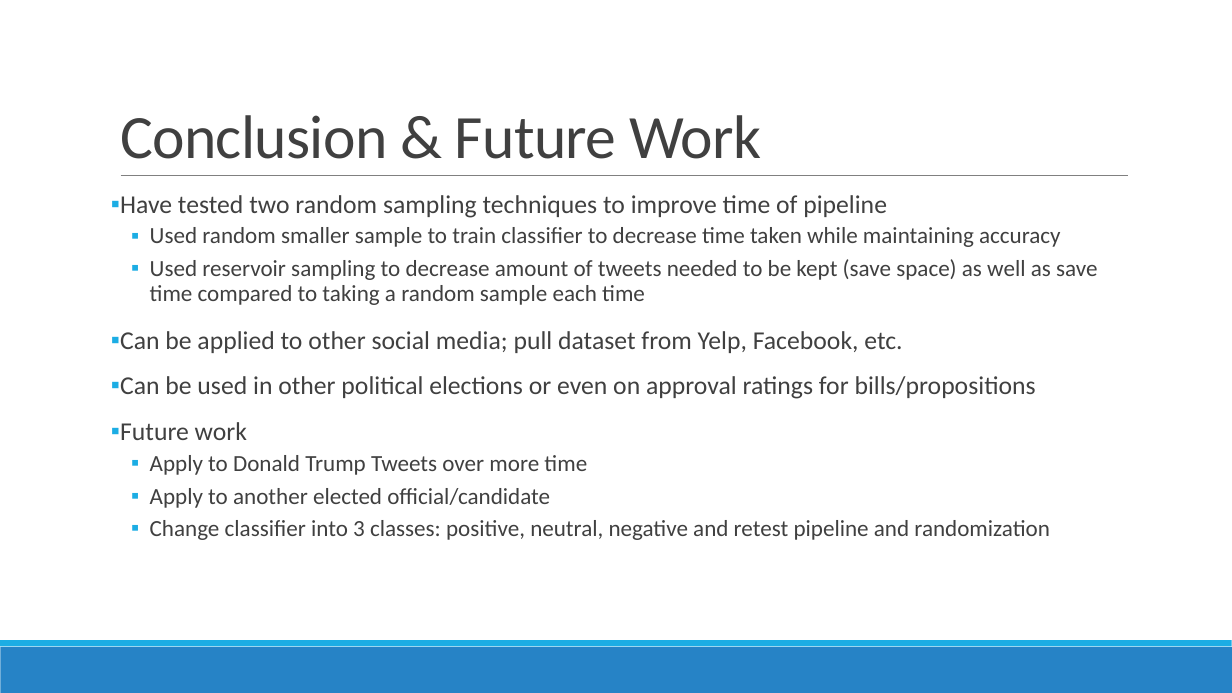
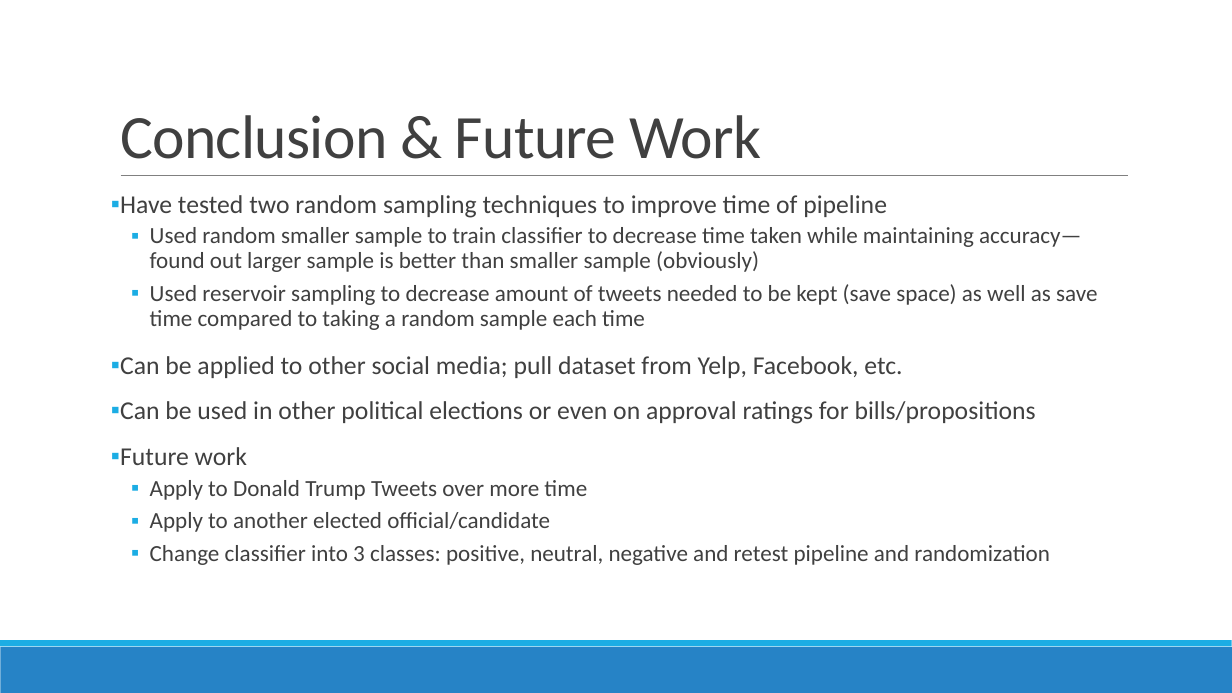
Before and after one commit to denniseh7/CS262, a slide deck: slide 25 of CS262_Project_Presentation_Dennis_Hsu.pptx (slide 21 before the commit). Drawn at 1232x693 pixels with LibreOffice and Linux fonts; fonts in the diff are those of the drawing. Boxes give left, top, right and bottom in pixels: in the first picture for what was removed or moved away, otherwise in the second. Text is boxed around its words. In the diff, an @@ line names an element or a change of style, - is before the commit and + after.

```diff
--- a/CS262_Project_Presentation_Dennis_Hsu.pptx
+++ b/CS262_Project_Presentation_Dennis_Hsu.pptx
@@ text at [150,227,1081,272]: text changed @@
-  ▪ Used random smaller sample to train classifier to decrease time taken while maintaining accuracy
+  ▪ Used random smaller sample to train classifier to decrease time taken while maintaining accuracy—found out larger sample is better than smaller sample (obviously)
```
Also in this commit, not shown: 4 other slides changed, 5 slides added, 1 slide removed, 16 other files.
